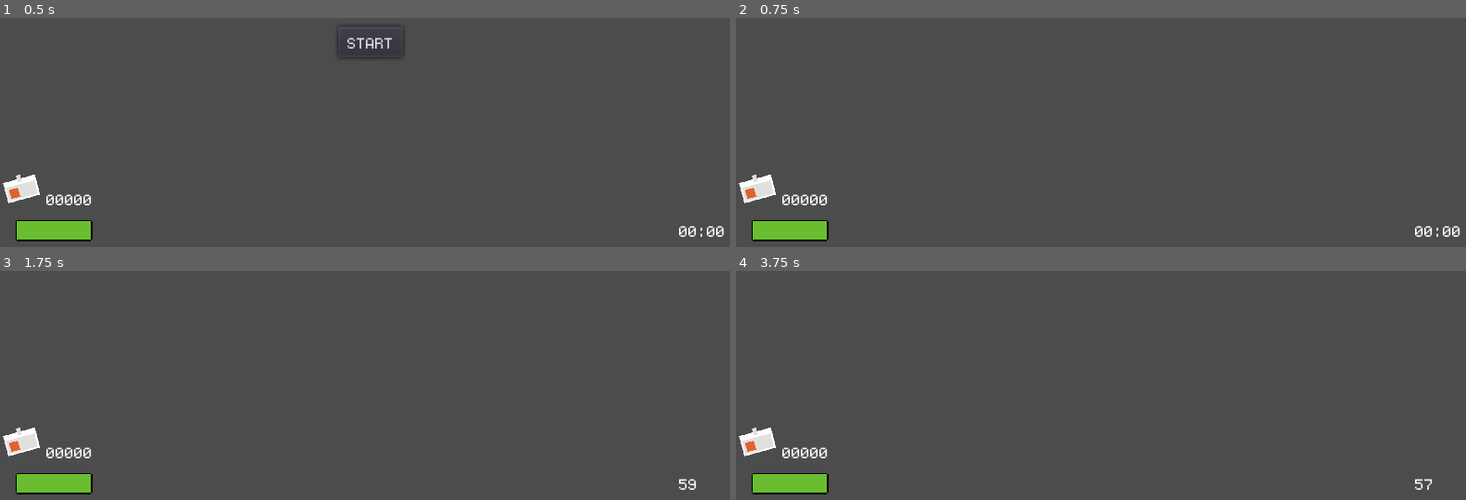
Above: before the commit, frames 1-4 (two rows, left to right).
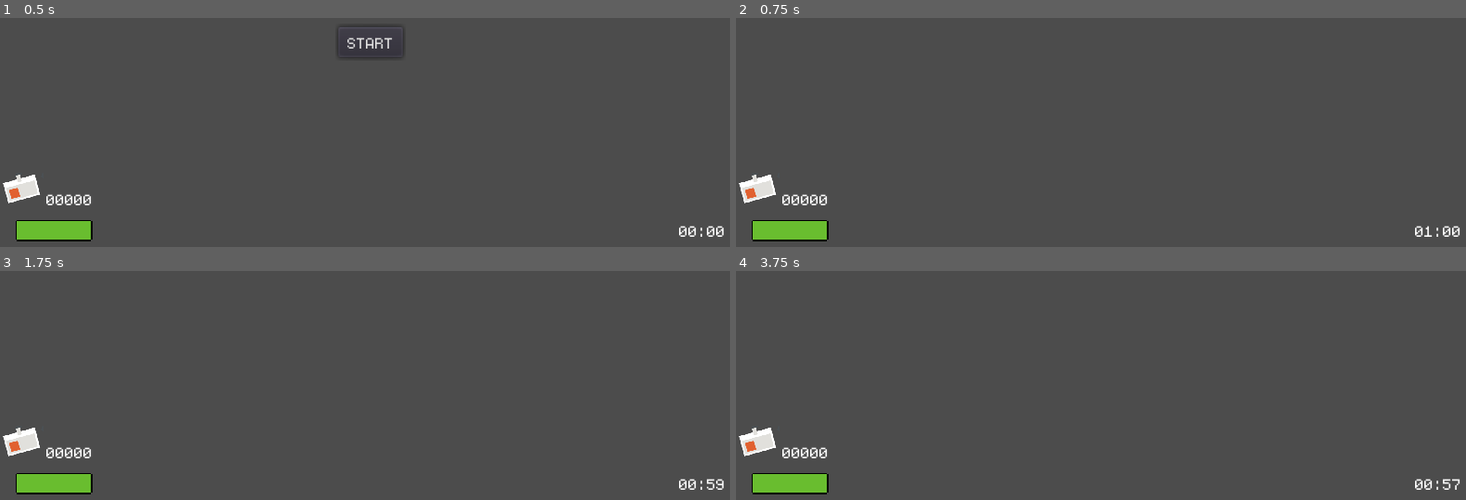
Above: after the commit, the same moments.

Repository: progsource/ggj2020
Game: Godot game, scene res://scenes/Level0.tscn
The game is run twice, just before and just after one commit, with the same random seed, the same clock (stepped at 60 frames per second) and the same inputs.
Inputs:
- Up to frame 1 (0.5 s): no input
- Up to frame 2 (0.75 s): click "START" at 0.5 s
- Up to frame 3 (1.75 s): tap Enter at 1.25 s
- Up to frame 4 (3.75 s): tap Space at 2, 3.5 s; tap Enter at 2.75 s

Frame 1 is identical in both runs. In frame 2, less than 0.1% of the frame differs, in the area x 94-96%, y 90-96%; in frame 3, 0.1%; in frame 4, 0.1%, in the area x 93-100%, y 90-96%.

Commit message:
LevelTimer outputs now with 00:00 format

Diff:
--- a/game/scripts/hud/LevelTimer.gd
+++ b/game/scripts/hud/LevelTimer.gd
@@ -13,12 +13,18 @@
 
 
 func _on_StartButton_start_button_pressed():
+	$Label.text = get_time_as_time_string(leftTime)
 	$Timer.start()
 
 
 func _on_Timer_timeout():
 	leftTime -= 1
-	$Label.text = String(leftTime)
+	$Label.text = get_time_as_time_string(leftTime)
 	if leftTime == 0:
 		$Timer.stop()
 		emit_signal("level_ended")
+
+func get_time_as_time_string(time : int) -> String:
+	var minutes = floor(time / 60);
+	var seconds = time % 60;
+	return "%02d:%02d" % [minutes, seconds]
